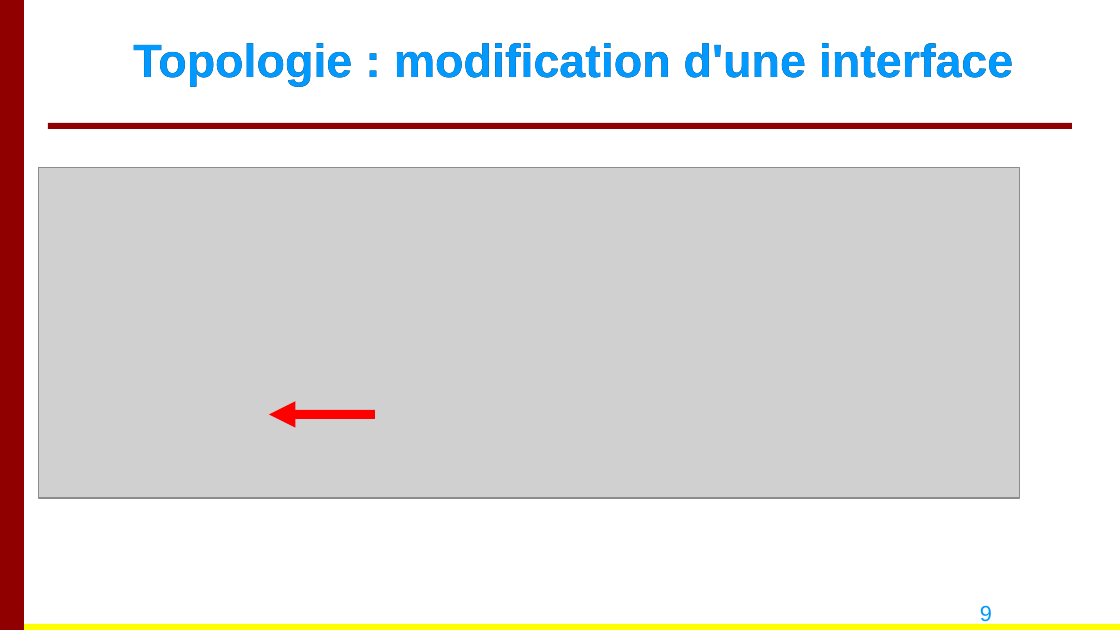
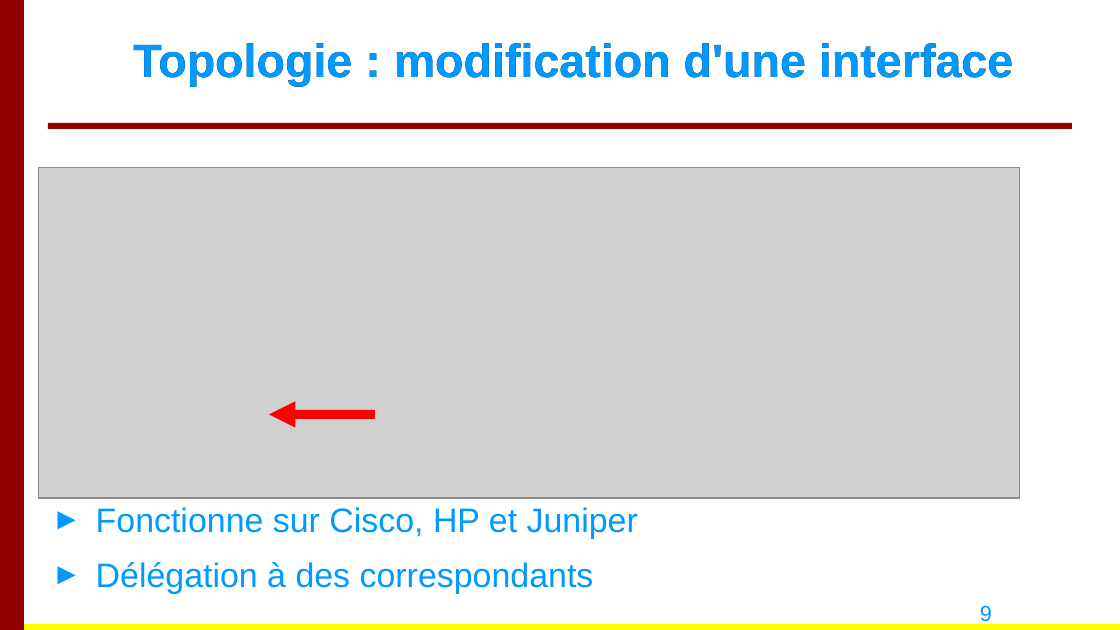
Before and after one commit to netmagis/netmagis, a slide deck: slide 9 of doc/jres/jres2011/slides.odp. Drawn at 1120x630 pixels with LibreOffice and Linux fonts; fonts in the diff are those of the drawing; grey boxes stand for pictures; background and template pictures are left out. Boxes give left, top, right and bottom in pixels: in the first picture for what was removed or moved away, otherwise in the second. Text is boxed around its words. In the diff, an @@ line names an element or a change of style, - is before the commit and + after.

```diff
--- a/doc/jres/jres2011/slides.odp
+++ b/doc/jres/jres2011/slides.odp
@@ text added at (96,507,638,594), 21.8 pt, text #0099FF @@
+► Fonctionne sur Cisco, HP et Juniper
+► Délégation à des correspondants
```
Also in this commit, not shown: 5 other slides changed.
